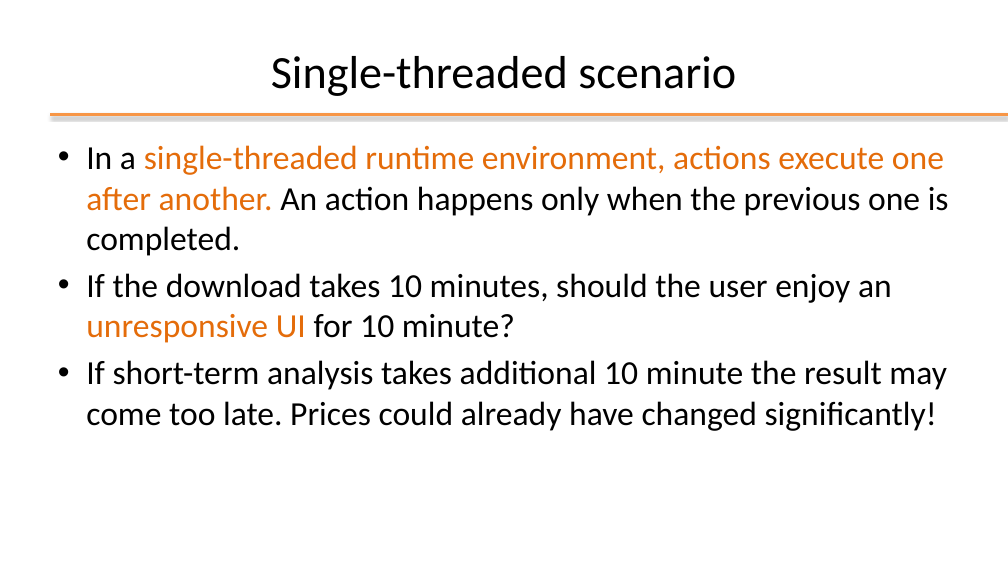
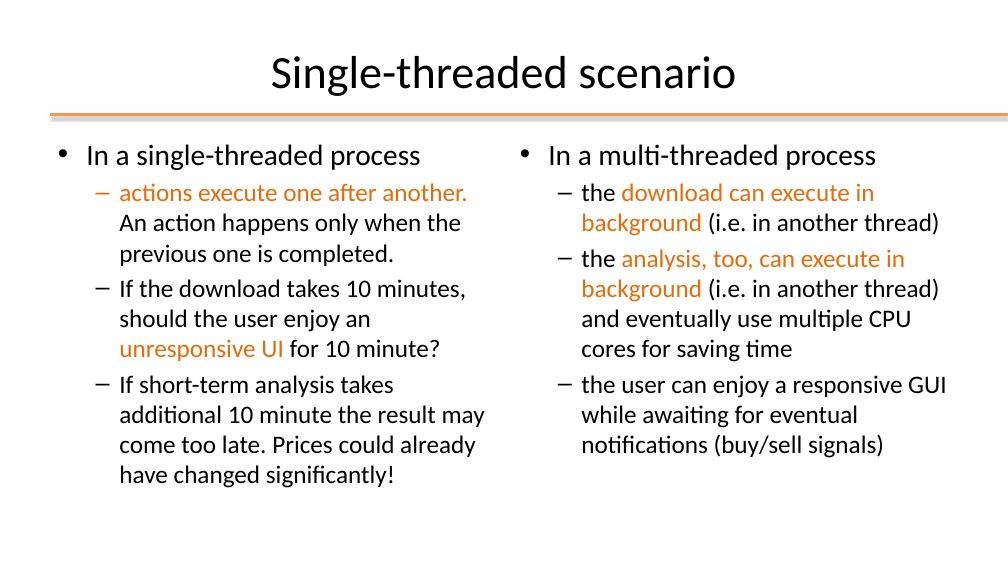
Before and after one commit to nbicocchi/learn-java-core, a slide deck: slide 7 of assets/slides/P2 - Java Multi-Threading.pptx (slide 8 before the commit). Drawn at 1008x567 pixels with LibreOffice and Linux fonts; fonts in the diff are those of the drawing; background and template pictures are left out. Boxes give left, top, right and bottom in pixels: in the first picture for what was removed or moved away, otherwise in the second. Text is boxed around its words. In the diff, an @@ line names an element or a change of style, - is before the commit and + after.

```diff
--- a/assets/slides/P2 - Java Multi-Threading.pptx
+++ b/assets/slides/P2 - Java Multi-Threading.pptx
@@ text at box(86, 144, 467, 266): text changed; size 32 to 24 pt; text colour #E46C0A to #000000 @@
-• In a single-threaded runtime environment, actions execute one after another. An action happens only when the previous one is completed.
+• In a single-threaded process
+  – actions execute one after another. An action happens only when the previous one is completed.
@@ text added at box(548, 144, 946, 458), 24 pt, text #000000 @@
+• In a multi-threaded process
+  – the download can execute in background (i.e. in another thread)
+  – the analysis, too, can execute in background (i.e. in another thread) and eventually use multiple CPU cores for saving time
+  – the user can enjoy a responsive GUI while awaiting for eventual notifications (buy/sell signals)
@@ text at box(119, 279, 485, 488): size 32 to 24 pt in "If the download takes 10 minutes, should ...", "If short-term analysis takes additional 10 minute ..."; bullet • to –; list level 1 to 2 in "If the download takes 10 ..."; list level 1 to 2 in "If short-term analysis takes additional ..." @@
```
Also in this commit, not shown: 8 other slides changed, 12 slides removed, 2 other files.
